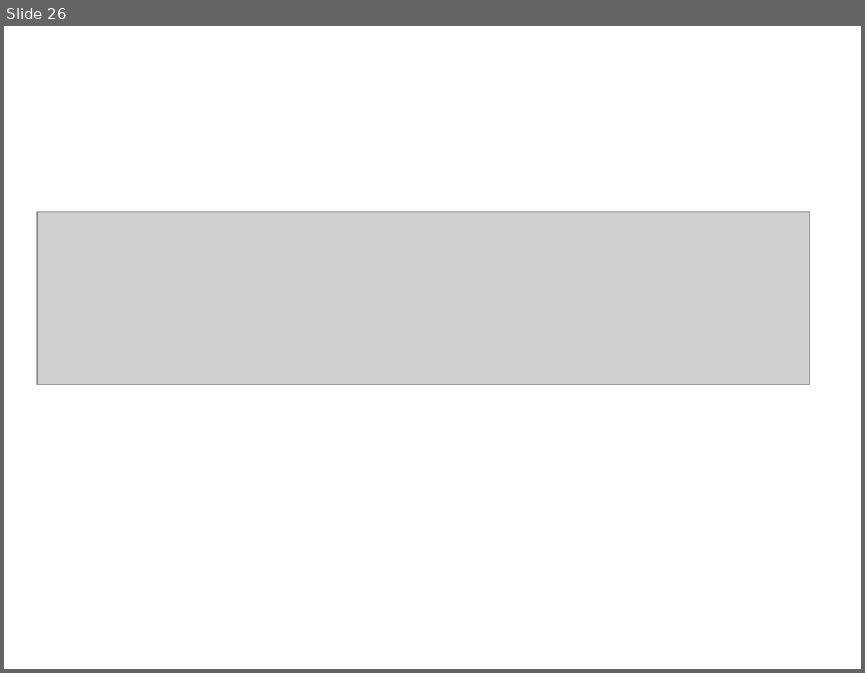
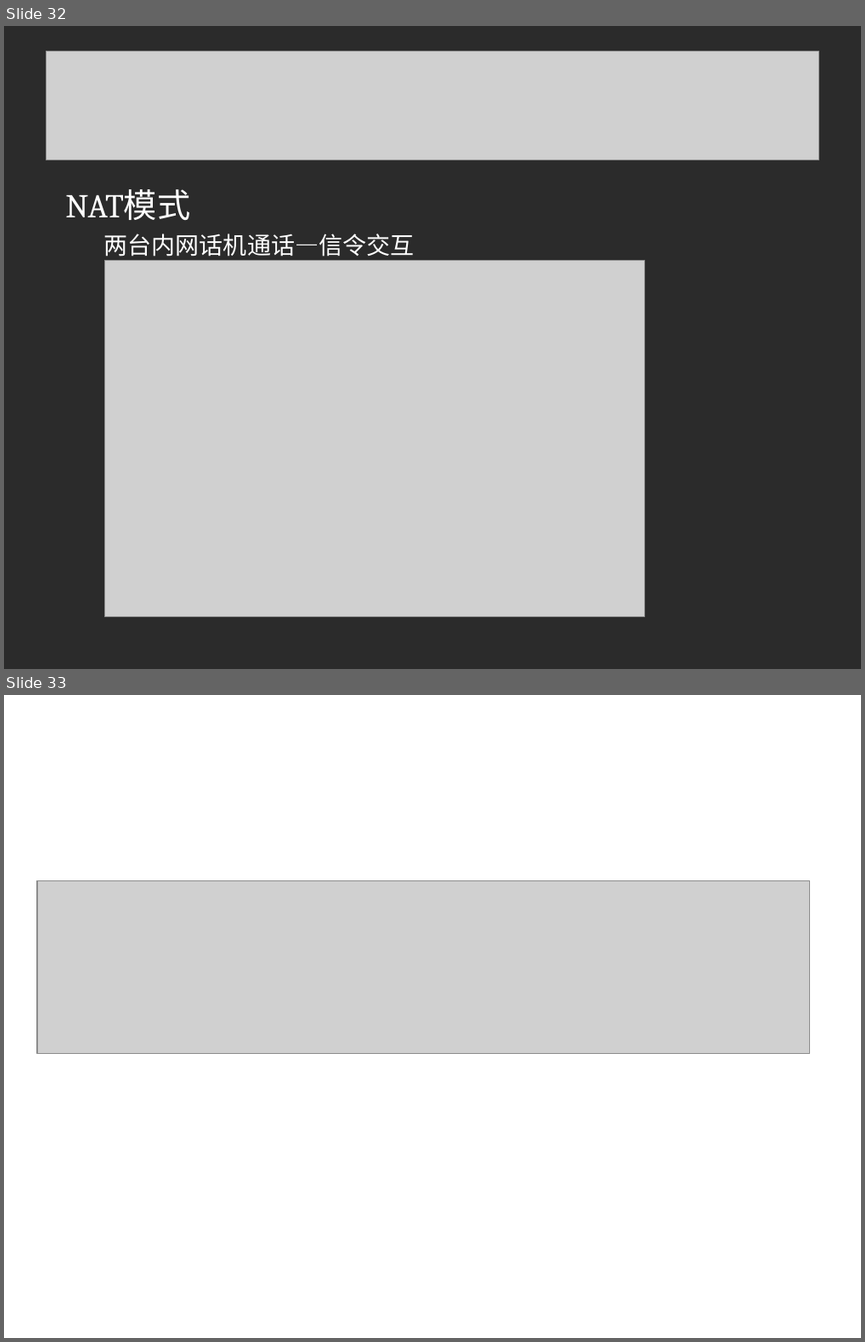
Before and after one commit to linuxsky/sip-alg, a slide deck: design-documents/SIP-ALG解决方案答辩.ppt. Shown one above the other, each under a label of ours: slide 26 before the commit, slides 32 and 33 after it. The pictures are 865x673 and 865x1342 pixels, drawn with LibreOffice and Linux fonts; fonts in the diff are those of the drawing; grey boxes stand for pictures; background and template pictures are left out; a plain dark background stands for a picture behind light text. Boxes give left, top, right and bottom in pixels: in the first picture for what was removed or moved away, otherwise in the second. Text is boxed around its words. In the diff, an @@ line names an element or a change of style, - is before the commit and + after.

```diff
--- a/design-documents/SIP-ALG解决方案答辩.ppt
+++ b/design-documents/SIP-ALG解决方案答辩.ppt
@@ slide 32 added at (4, 26, 861, 669), background picture (left out) @@
@@ picture added at (46, 51, 818, 159) @@
@@ text added at (65, 189, 415, 261), 20 pt, text #FFFFFF @@
+NAT模式
+两台内网话机通话—信令交互
@@ picture added at (104, 260, 644, 617) @@
@@ what was slide 26 is now slide 33 @@
```
Also in this commit, not shown: 1 slide changed, 7 other slides added, 1 slide removed.
